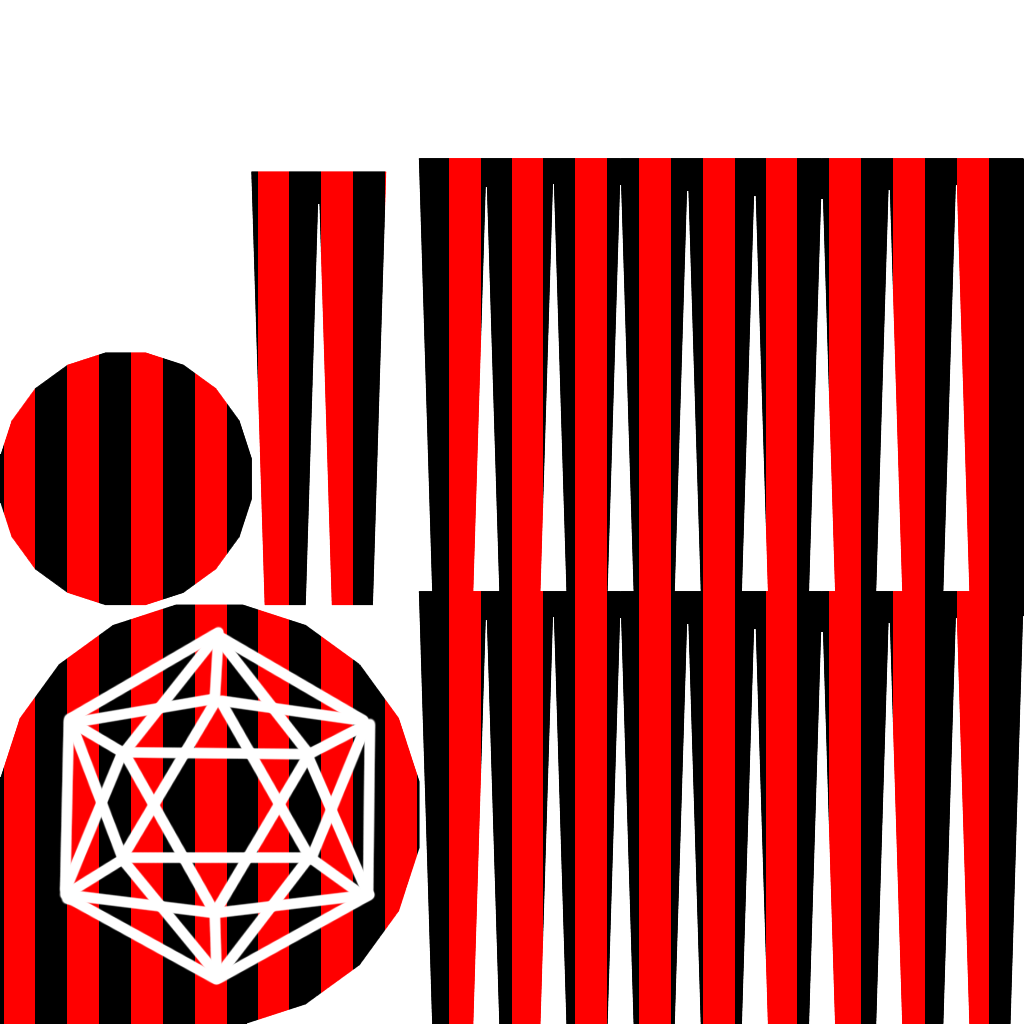
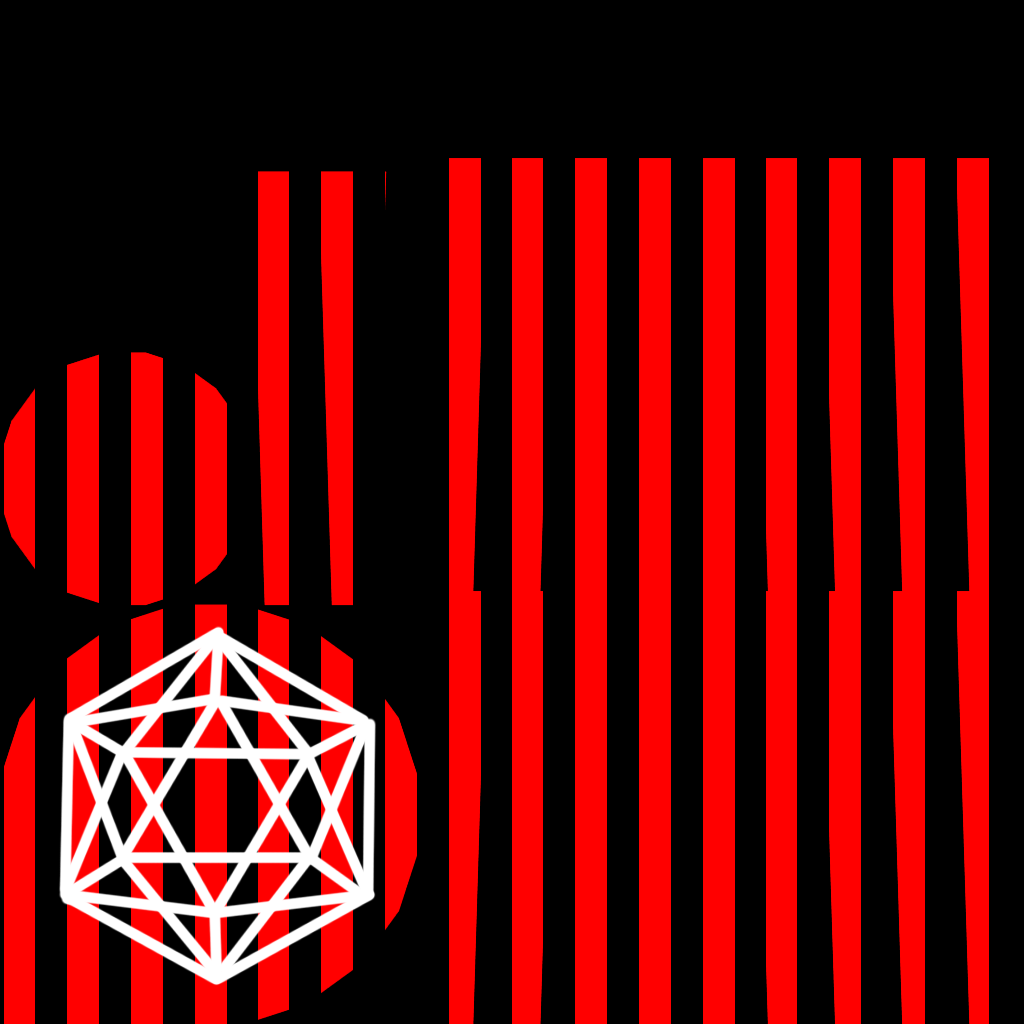
Layer changes from the first 1024 × 1024 image to the second:
moved "Layer 11" above "Layer 0" over [0, 158, 1024, 1024]
added layer "Layer 12" over [0, 0, 1024, 1024]
